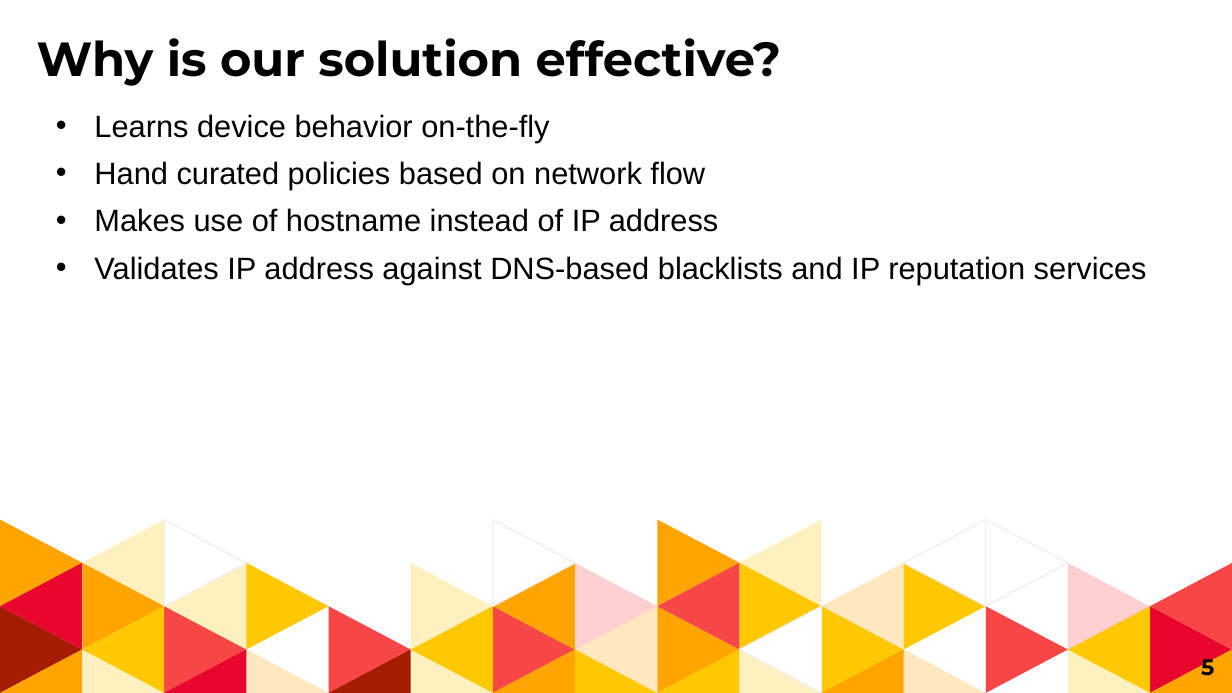
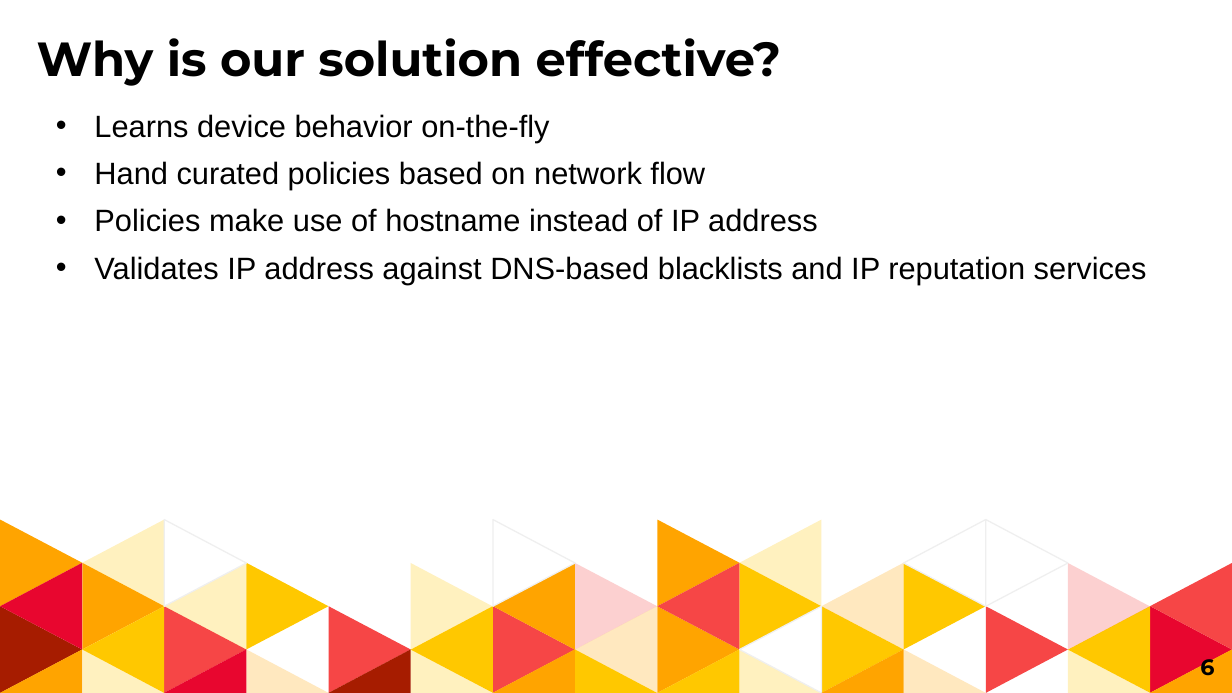
Before and after one commit to manalgandhi/Viterbi_Hackathon_2018, a slide deck: slide 6 of Team1.pptx (slide 5 before the commit). Drawn at 1232x693 pixels with LibreOffice and Linux fonts; fonts in the diff are those of the drawing. Boxes give left, top, right and bottom in pixels: in the first picture for what was removed or moved away, otherwise in the second. Text is boxed around its words. In the diff, an @@ line names an element or a change of style, - is before the commit and + after.

```diff
--- a/Team1.pptx
+++ b/Team1.pptx
@@ text at (94,208,817,232): text changed @@
-• Makes use of hostname instead of IP address
+• Policies make use of hostname instead of IP address
@@ page number at (1200,654,1214,681): text changed @@
-5
+6
```
Also in this commit, not shown: 4 other slides changed, 2 slides added, 1 other file.
